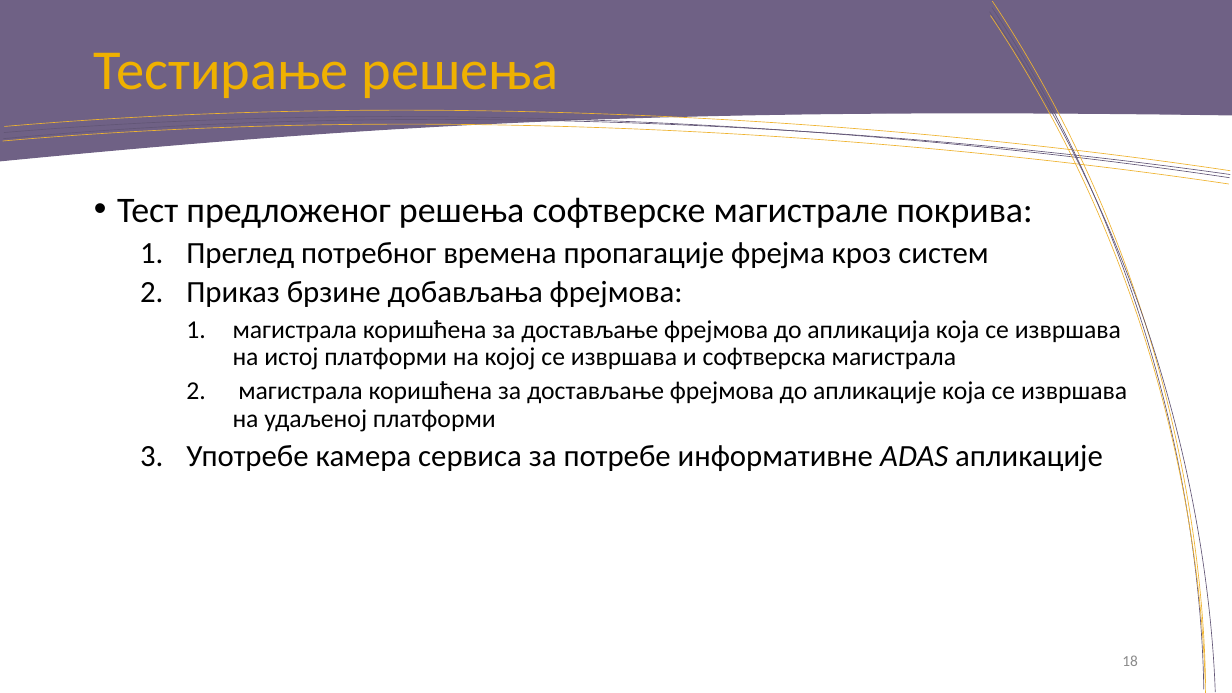
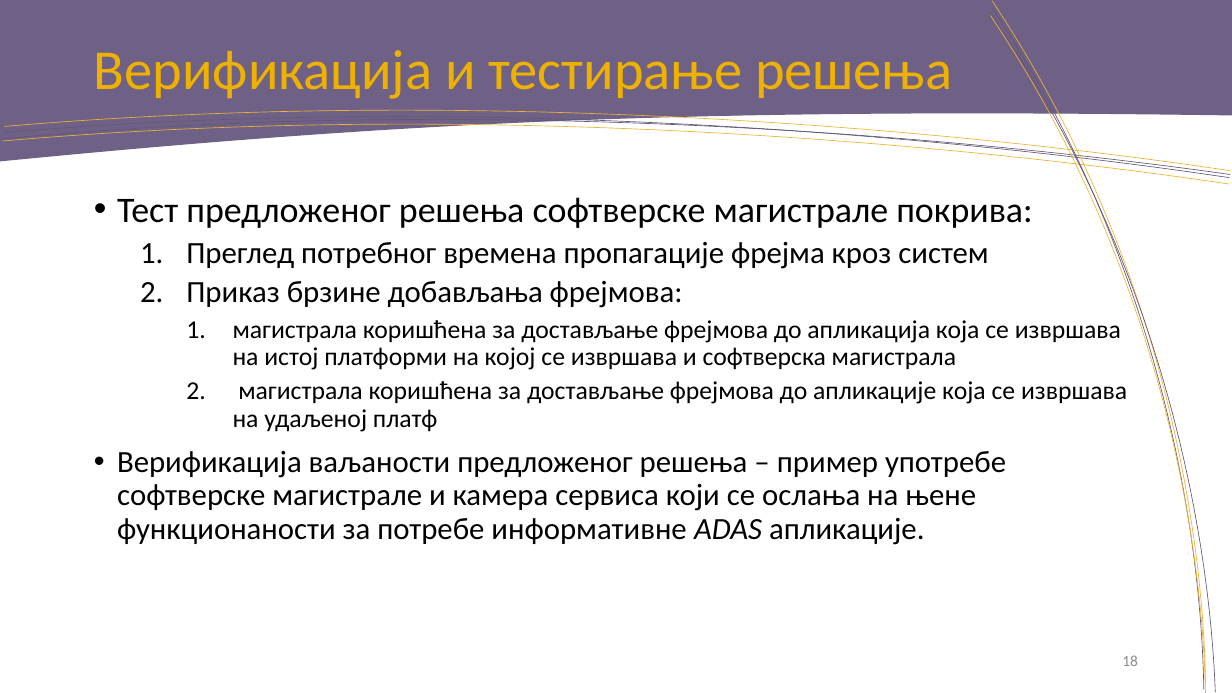
Before and after one commit to rondor1/msc, a slide deck: slide 18 of msc-e28-2018-pres.pptx. Drawn at 1232x693 pixels with LibreOffice and Linux fonts; fonts in the diff are those of the drawing; background and template pictures are left out. Boxes give left, top, right and bottom in pixels: in the first picture for what was removed or moved away, otherwise in the second. Text is boxed around its words. In the diff, an @@ line names an element or a change of style, - is before the commit and + after.

Commit message:
Presentation done.

```diff
--- a/msc-e28-2018-pres.pptx
+++ b/msc-e28-2018-pres.pptx
@@ title at [94,50,952,99]: text changed @@
-Тестирање решења
+Верификација и тестирање решења
@@ text at [117,381,1127,545]: text changed; size 20 to 24 pt @@
-    2. магистрала коришћена за достављање фрејмова до апликације која се извршава на удаљеној платформи
-  3. Употребе камера сервиса за потребе информативне ADAS апликације
+    2. магистрала коришћена за достављање фрејмова до апликације која се извршава на удаљеној платф
+  • Верификација ваљаности предложеног решења – пример употребе софтверске магистрале и камера сервиса који се ослања на њене функционаности за потребе информативне ADAS апликације.
```
Also in this commit, not shown: 10 other slides changed, 9 slides added, 3 slides removed.
